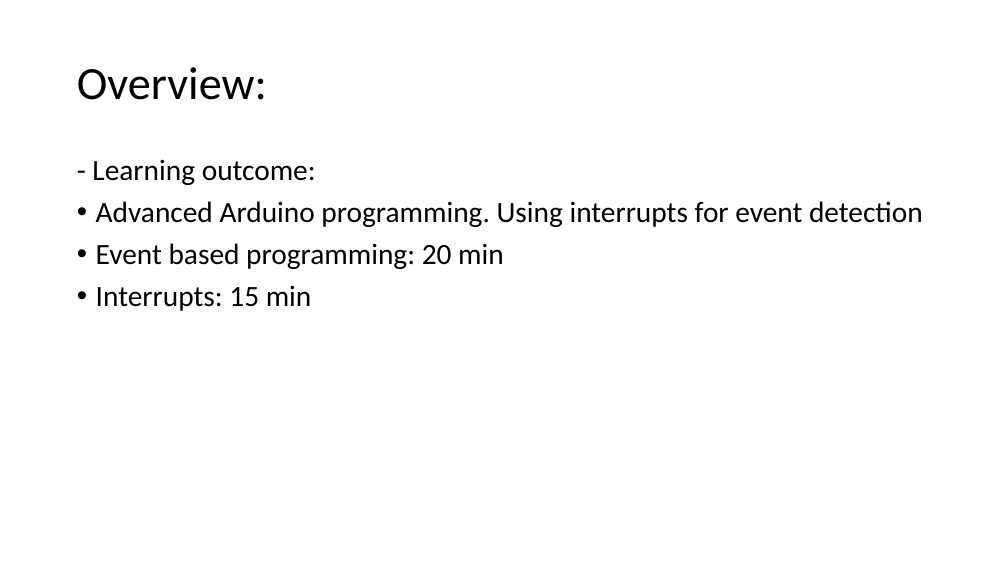
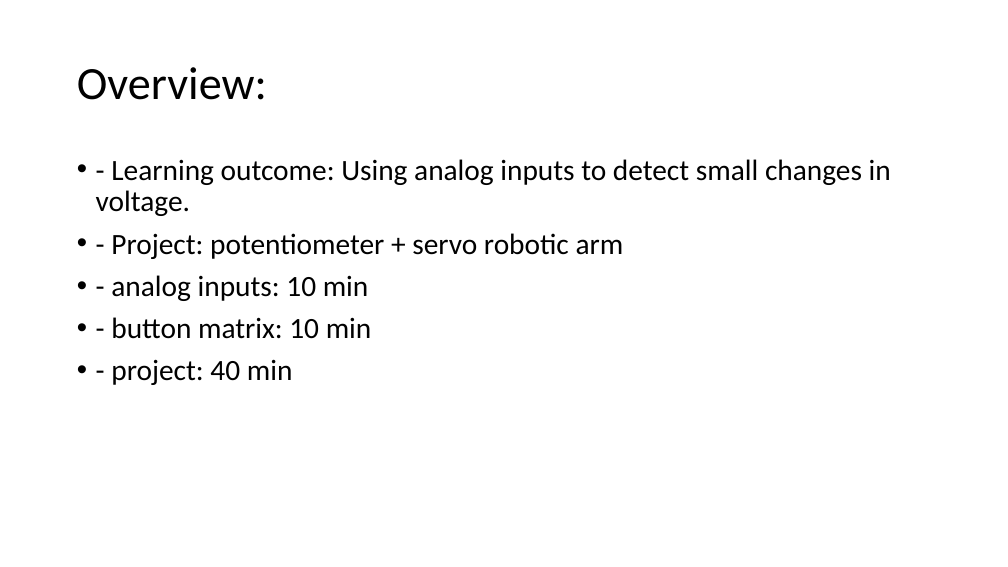
Before and after one commit to Runtime-Learner/McGill-BattleBots-Club, a slide deck: slide 2 of ECSE/Workshop-3/workshop3.pptx. Drawn at 1008x567 pixels with LibreOffice and Linux fonts; fonts in the diff are those of the drawing. Boxes give left, top, right and bottom in pixels: in the first picture for what was removed or moved away, otherwise in the second. Text is boxed around its words. In the diff, an @@ line names an element or a change of style, - is before the commit and + after.

```diff
--- a/ECSE/Workshop-3/workshop3.pptx
+++ b/ECSE/Workshop-3/workshop3.pptx
@@ text at (96, 159, 891, 385): text changed @@
-- Learning outcome:
-• Advanced Arduino programming. Using interrupts for event detection
-• Event based programming: 20 min
-• Interrupts: 15 min
+• - Learning outcome: Using analog inputs to detect small changes in voltage.
+• - Project: potentiometer + servo robotic arm
+• - analog inputs: 10 min
+• - button matrix: 10 min
+• - project: 40 min
```
Also in this commit, not shown: 1 other slide changed, 2 slides added, 2 slides removed, 4 other files.
